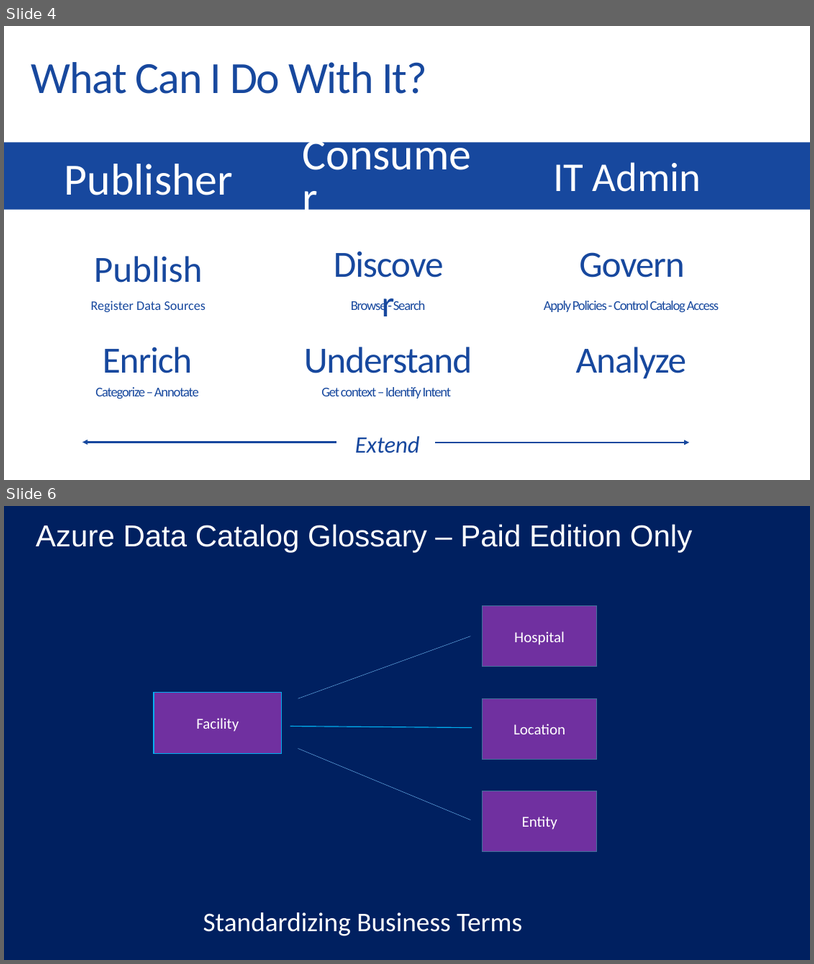
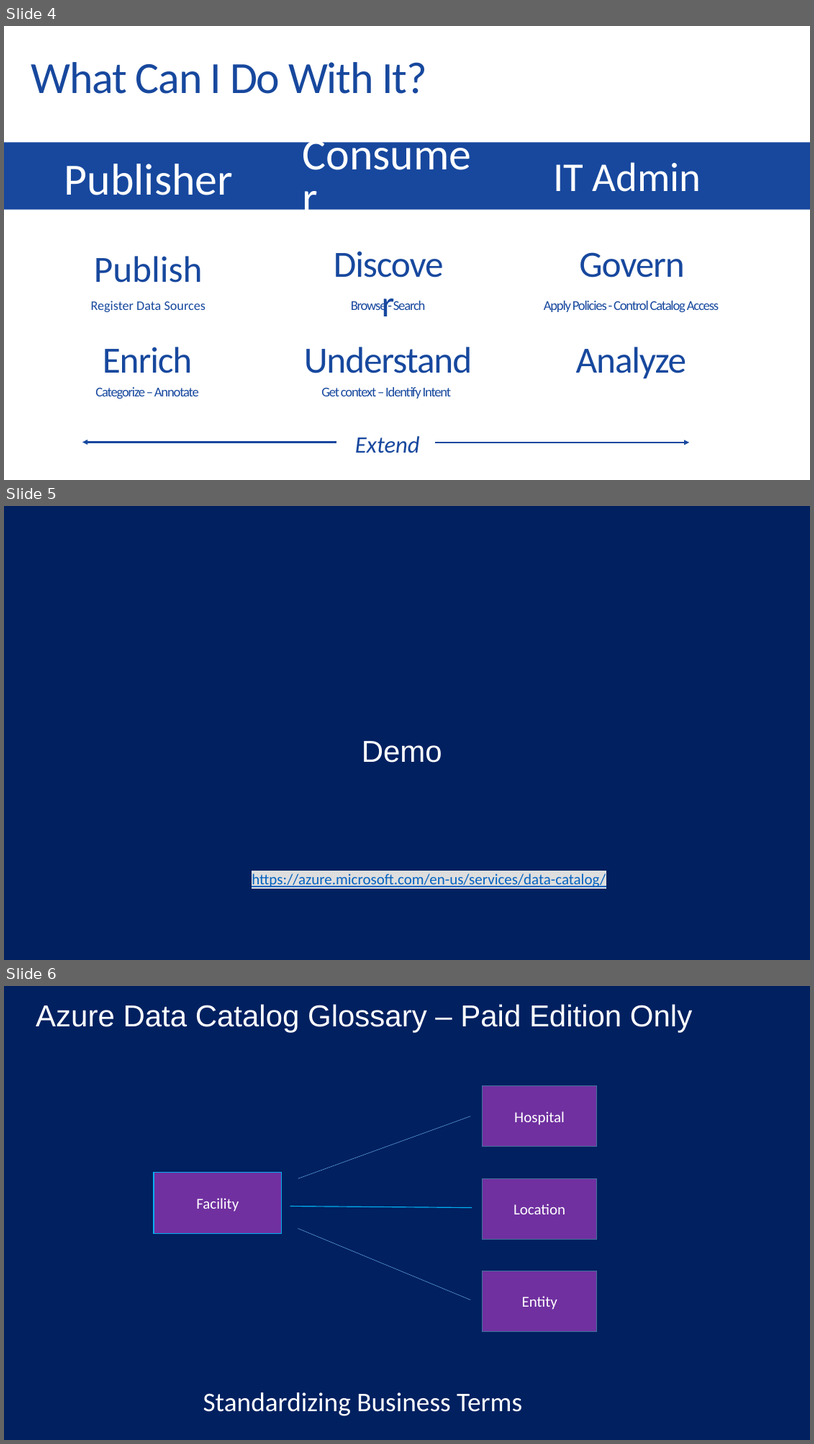
Before and after one commit to bcafferky/shared, a slide deck: AzureDataCatalog/Azure Data Catalog Short Set.pptx. Shown one above the other, each under a label of ours: slides 4 and 6 before the commit, slides 4, 5 and 6 after it; the slides between them are not shown. The pictures are 814x964 and 814x1444 pixels, drawn with LibreOffice and Linux fonts; fonts in the diff are those of the drawing. Boxes give left, top, right and bottom in pixels: in the first picture for what was removed or moved away, otherwise in the second. Text is boxed around its words. In the diff, an @@ line names an element or a change of style, - is before the commit and + after.

Commit message:
u
u

```diff
--- a/AzureDataCatalog/Azure Data Catalog Short Set.pptx
+++ b/AzureDataCatalog/Azure Data Catalog Short Set.pptx
@@ slide 5 added at (x1=4, y1=506, x2=810, y2=960), background #002060 @@
@@ text added at (x1=362, y1=741, x2=442, y2=762), 36 pt, text #FFFFFF @@
+Demo
@@ text added at (x1=252, y1=873, x2=606, y2=889), 18 pt, text #0563C1, underline @@
+https://azure.microsoft.com/en-us/services/data-catalog/
```
Also in this commit, not shown: 1 slide removed.
